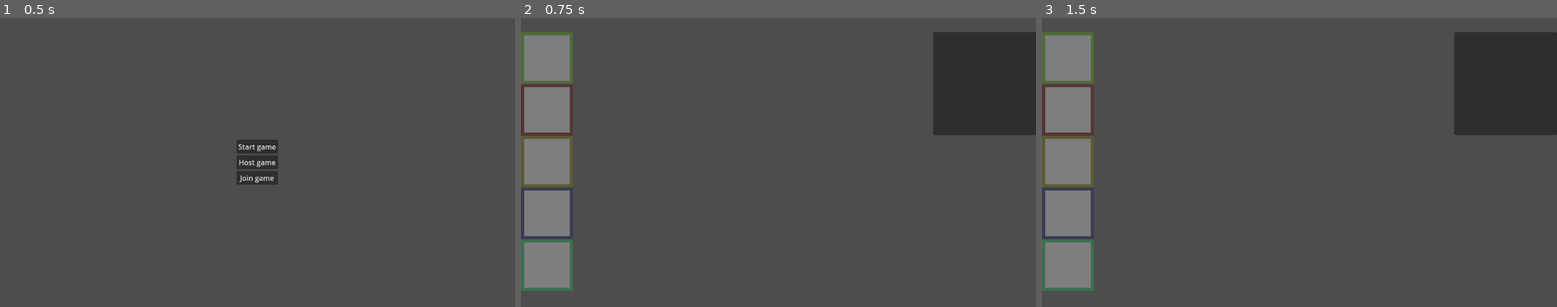
Above: before the commit, frames 1-3 (left to right).
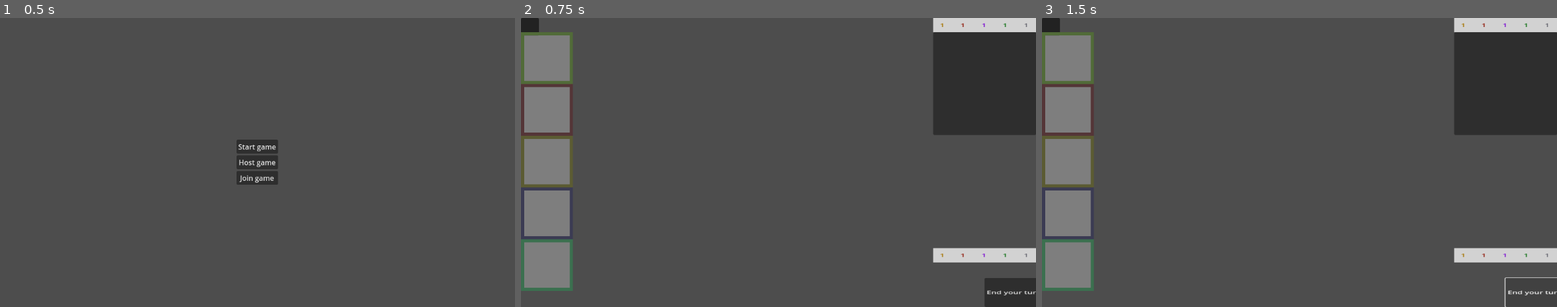
Above: after the commit, the same moments.

Repository: EVKoene/fiber
Game: Godot game, scene res://MainMenu.tscn
Same seed, same stepped clock (60 frames per second), same inputs: the game is played once before the commit and once after it.
Inputs (mouse positions are in pixels of both pictures, inside the frame that each line leads up to):
- Up to frame 1 (0.5 s): no input
- Up to frame 2 (0.75 s): click "Start game" at 0.5 s
- Up to frame 3 (1.5 s): click (1536, 292) at 1.25 s, where only the run after the commit has a clickable "End your turn!"

Frame 1 is identical in both runs. In frame 2, 3.1% of the frame differs, in the area x 0-100%, y 0-100%; in frame 3, 2.3%.
Error in both runs: Out of bounds get index '0' (on base: 'Dictionary') (res://map/BattleMap.gd:26)

Commit message:
Add resources

Diff:
--- a/card/CardInHand.gd
+++ b/card/CardInHand.gd
@@ -6,6 +6,7 @@
 
 @export var card_index: int = 1
 @export var card_owner_id: int
+@export var can_pay_costs: bool
 
 #Note that the card_owner will only be set for the server
 var card_owner: Player
@@ -29,10 +30,9 @@
 	set_card_position()
 	set_card_properties()
 	set_card_size()
-	$DragNode.img_path = img_path
-	$DragNode.card_index = card_index
-	$DragNode.card_in_hand = self
-	$DragNode.card_owner_id = card_owner_id
+	_set_drag_node_properties()
+	if GameManager.is_server:
+		can_pay_costs = card_owner.resources.can_pay_costs(costs)
 
 
 @rpc("any_peer")
@@ -45,6 +45,7 @@
 	card.column = column
 	card.row = row
 	card_owner.cards_in_play.append(card)
+	GameManager.resources[card_owner_id].pay_costs(costs)
 	GameManager.battle_map.add_child(card, true)
 	GameManager.zoom_preview.reset_zoom_preview()
 	for p_id in [GameManager.p1_id, GameManager.p2_id]:
@@ -196,6 +197,13 @@
 		card_range = card_info["CardRange"]
 
 
+func _set_drag_node_properties() -> void:
+	$DragNode.img_path = img_path
+	$DragNode.card_index = card_index
+	$DragNode.card_in_hand = self
+	$DragNode.card_owner_id = card_owner_id
+
+
 func _on_mouse_entered():
 	GameManager.zoom_preview.set_zoom_preview(
 		attack,
--- a/card/CardInHand.tscn
+++ b/card/CardInHand.tscn
@@ -21,6 +21,9 @@
 properties/1/path = NodePath(".:card_owner_id")
 properties/1/spawn = true
 properties/1/replication_mode = 1
+properties/2/path = NodePath(".:can_pay_costs")
+properties/2/spawn = true
+properties/2/replication_mode = 1
 
 [node name="CardInHand" type="PanelContainer"]
 custom_minimum_size = Vector2(150, 40)
--- a/card/CardInPlay.tscn
+++ b/card/CardInPlay.tscn
@@ -1,5 +1,6 @@
-[gd_scene load_steps=12 format=3 uid="uid://cwfyh8flqa8rk"]
+[gd_scene load_steps=13 format=3 uid="uid://cwfyh8flqa8rk"]
 
+[ext_resource type="StyleBox" uid="uid://dpp3b7ynuj5yj" path="res://styling/card_borders/NoBorder.tres" id="1_4r67g"]
 [ext_resource type="Texture2D" uid="uid://blrmfntk4ogf0" path="res://library/animal/images/Animal.png" id="1_76bpn"]
 [ext_resource type="Script" path="res://card/CardInPlay.gd" id="1_nshbd"]
 [ext_resource type="LabelSettings" uid="uid://kbcqnlht5eh6" path="res://styling/card_borders/CardLabelSettings.tres" id="3_3w4v1"]
@@ -52,6 +53,7 @@
 anchor_bottom = 0.309
 offset_right = -0.448013
 offset_bottom = -0.23201
+theme_override_styles/panel = ExtResource("1_4r67g")
 script = ExtResource("1_nshbd")
 
 [node name="CardImage" type="TextureRect" parent="."]
--- a/card/Costs.gd
+++ b/card/Costs.gd
@@ -18,3 +18,12 @@
 
 func total() -> int:
 	return animal + magic + nature + robot
+
+
+func get_costs() -> Dictionary:
+	return {
+		Collections.factions.ANIMAL: animal,
+		Collections.factions.MAGIC: magic,
+		Collections.factions.NATURE: nature,
+		Collections.factions.ROBOT: robot,
+	}
--- a/card/DragNode.gd
+++ b/card/DragNode.gd
@@ -8,7 +8,7 @@
 
 
 func _get_drag_data(at_position: Vector2) -> CardInHand:
-	if card_owner_id != GameManager.player_id:
+	if card_owner_id != GameManager.player_id or !card_in_hand.can_pay_costs:
 		return null
 
 	var card_preview: TextureRect = TextureRect.new()
--- a/card/TargetSelection.gd
+++ b/card/TargetSelection.gd
@@ -3,4 +3,4 @@
 enum target_restrictions {ANY_SPACE, OWN_UNITS, OPPONENT_UNITS, ANY_UNITS, SAME_FOR_ALL_TARGETS}
 
 
-var selected_cards: Array[CardInHand]
+var selected_cards := []
--- a/manager/GameManager.gd
+++ b/manager/GameManager.gd
@@ -14,12 +14,31 @@
 var ps_column_row := {}
 var play_spaces := []
 var zoom_preview: ZoomPreview
+var resource_bar_p1: ResourceBar
+var resource_bar_p2: ResourceBar
+var resources := {}
 
 var starting_draw: int = 3
 
+# cards_in_hand contains the two player ids as keys with an array containing all the the current
+# CardInHand nodes beloning to them.
 var cards_in_hand := {}
+var turn_count := 0
+
+
+func player_from_id(p_id: int) -> Player:
+	var p: Player
+	match p_id:
+		p1_id:
+			p = p1
+		p2_id:
+			p = p2
+		_:
+			assert(false, str("Unknow player id: ", p_id))
+
+	return p
 
 
 @rpc("call_local")
-func remove_card_from_hand(player_id: int, hand_index: int) -> void:
-	GameManager.cards_in_hand[player_id].remove_at(hand_index)
+func remove_card_from_hand(p_id: int, hand_index: int) -> void:
+	GameManager.cards_in_hand[p_id].remove_at(hand_index)
--- a/manager/SmoothVisuals.gd
+++ b/manager/SmoothVisuals.gd
@@ -7,3 +7,19 @@
 		for k in range(len(GameManager.cards_in_hand[p])):
 			var card: CardInHand = GameManager.cards_in_hand[p][k]
 			card.set_card_position()
+
+
+@rpc("call_local")
+func set_resource_labels(
+	player_id: int,
+	gold: int,
+	animal: int,
+	magic: int,
+	nature: int,
+	robot: int,
+) -> void:
+	match player_id:
+		GameManager.p1_id:
+			GameManager.resource_bar_p1.set_resources_labels(gold, animal, magic, nature, robot)
+		GameManager.p2_id:
+			GameManager.resource_bar_p2.set_resources_labels(gold, animal, magic, nature, robot)
--- a/map/BattleMap.gd
+++ b/map/BattleMap.gd
@@ -1,8 +1,8 @@
 extends Node2D
 
-@onready var total_screen: Vector2 = Vector2(get_viewport().size)
 @onready var play_space_scene: PackedScene = preload("res://map/PlaySpace.tscn")
 @onready var card_scene: PackedScene = preload("res://card/CardInPlay.tscn")
+@onready var resource_bar_scene: PackedScene = preload("res://player/ResourceBar.tscn")
 
 var map = MapDatabase.maps.BASE_MAP
 var map_data = MapDatabase.map_data[map]
@@ -12,14 +12,14 @@
 	_add_spawnable_scenes()
 	_create_battle_map()
 	_set_zoom_preview_position_and_size()
+	_set_end_turn_button()
+	_set_resource_bars_position_and_size()
 	GameManager.cards_in_hand[GameManager.p1_id] = []
 	GameManager.cards_in_hand[GameManager.p2_id] = []
 	if multiplayer.is_server():
 		GameManager.is_server = true
 		GameManager.battle_map = self
 		_add_players()
-	else:
-		return
 
 
 func _add_players() -> void:
@@ -42,22 +42,28 @@
 
 
 func _set_area_sizes() -> void:
-	MapSettings.play_area_size = total_screen * Vector2(0.8, 0.9)
+	MapSettings.play_area_size = MapSettings.total_screen * Vector2(0.8, 0.9)
 	MapSettings.opponent_area_start = Vector2(0, 0)
 	MapSettings.opponent_area_end = Vector2(
-		MapSettings.play_area_size.x, (total_screen.y - MapSettings.play_area_size.y) / 2
+		MapSettings.play_area_size.x, (
+			MapSettings.total_screen.y - MapSettings.play_area_size.y
+			) / 2
 	)
 
-	MapSettings.play_area_start = Vector2(0, (total_screen.y - MapSettings.play_area_size.y) / 2)
+	MapSettings.play_area_start = Vector2(0, (MapSettings.total_screen.y - MapSettings.play_area_size.y) / 2)
 	MapSettings.play_area_end = Vector2(
 		MapSettings.play_area_size.x,
-		MapSettings.play_area_size.y + (total_screen.y - MapSettings.play_area_size.y) / 2
+		MapSettings.play_area_size.y + (
+			MapSettings.total_screen.y - MapSettings.play_area_size.y
+		) / 2
 	)
 
 	MapSettings.own_area_start = Vector2(
-		0, MapSettings.play_area_size.y + (total_screen.y - MapSettings.play_area_size.y) / 2
+		0, MapSettings.play_area_size.y + (
+			MapSettings.total_screen.y - MapSettings.play_area_size.y
+			) / 2
 	)
-	MapSettings.own_area_end = Vector2(MapSettings.play_area_size.x, total_screen.y)
+	MapSettings.own_area_end = Vector2(MapSettings.play_area_size.x, MapSettings.total_screen.y)
 
 
 func _set_play_space_size() -> void:
@@ -91,11 +97,51 @@
 		MapSettings.number_of_rows += 1
 
 
+func _set_end_turn_button() -> void:
+	$EndTurnButton.scale.x *= (MapSettings.total_screen.x / 10) / $EndTurnButton.size.x
+	$EndTurnButton.scale.y *= (MapSettings.total_screen.y / 10) / $EndTurnButton.size.y
+	$EndTurnButton.position.x = MapSettings.total_screen.x - MapSettings.total_screen.x / 10
+	$EndTurnButton.position.y = MapSettings.total_screen.y - MapSettings.total_screen.y / 10
+	MapSettings.end_turn_button_size = $EndTurnButton.size
+	$EndTurnButton.text = "End your turn!"
+
+
 func _set_zoom_preview_position_and_size() -> void:
-	var zoom_preview_size: Vector2 = Vector2(total_screen.x * 0.2, total_screen.x * 0.2)
-	$ZoomPreview.position.x = total_screen.x - zoom_preview_size.x
+	var zoom_preview_size: Vector2 = Vector2(
+		MapSettings.total_screen.x * 0.2, MapSettings.total_screen.x * 0.2
+	)
+	$ZoomPreview.position.x = MapSettings.total_screen.x - zoom_preview_size.x
 	$ZoomPreview.position.y = MapSettings.play_area_start.y
 	$ZoomPreview.scale.x *= zoom_preview_size.x / $ZoomPreview.size.x
 	$ZoomPreview.scale.y *= zoom_preview_size.x / $ZoomPreview.size.y
 	MapSettings.zoom_preview_size = zoom_preview_size
 	GameManager.zoom_preview = $ZoomPreview
+
+
+func _set_resource_bars_position_and_size() -> void:
+	var rb_1 = resource_bar_scene.instantiate()
+	var rb_2 = resource_bar_scene.instantiate()
+
+	match GameManager.is_player_1:
+		true:
+			rb_1.position.y = (
+				MapSettings.total_screen.y - MapSettings.resource_bar_size.y
+				- MapSettings.end_turn_button_size.y
+			)
+			rb_2.position.y = 0
+		false:
+			rb_2.position.y = (
+				MapSettings.total_screen.y - MapSettings.resource_bar_size.y
+				- MapSettings.end_turn_button_size.y
+			)
+			rb_1.position.y = 0
+
+	for rb in [rb_1, rb_2]:
+		rb.position.x = MapSettings.total_screen.x - MapSettings.resource_bar_size.x
+		rb.scale.x *= MapSettings.resource_bar_size.x / rb.size.x
+		rb.scale.y *= MapSettings.resource_bar_size.y / rb.size.y
+
+	GameManager.resource_bar_p1 = rb_1
+	GameManager.resource_bar_p2 = rb_2
+	add_child(rb_1)
+	add_child(rb_2)
--- a/map/BattleMap.tscn
+++ b/map/BattleMap.tscn
@@ -1,7 +1,8 @@
-[gd_scene load_steps=3 format=3 uid="uid://dwqensucdc5ig"]
+[gd_scene load_steps=4 format=3 uid="uid://dwqensucdc5ig"]
 
 [ext_resource type="Script" path="res://map/BattleMap.gd" id="1_tqi70"]
-[ext_resource type="PackedScene" uid="uid://c6a7g6p6nipw5" path="res://card/ZoomPreview.tscn" id="2_8tgqr"]
+[ext_resource type="PackedScene" uid="uid://c6a7g6p6nipw5" path="res://player/ZoomPreview.tscn" id="2_8tgqr"]
+[ext_resource type="Script" path="res://player/ResourceBar.gd" id="3_ox48p"]
 
 [node name="BattleMap" type="Node2D"]
 script = ExtResource("1_tqi70")
@@ -10,3 +11,20 @@
 spawn_path = NodePath("..")
 
 [node name="ZoomPreview" parent="." instance=ExtResource("2_8tgqr")]
+
+[node name="EndTurnButton" type="Button" parent="."]
+custom_minimum_size = Vector2(100, 100)
+offset_left = 300.0
+offset_top = 158.0
+offset_right = 400.0
+offset_bottom = 258.0
+
+[node name="ResourceBarP1" type="Panel" parent="."]
+offset_right = 40.0
+offset_bottom = 40.0
+script = ExtResource("3_ox48p")
+
+[node name="ResourceBarP2" type="Panel" parent="."]
+offset_right = 40.0
+offset_bottom = 40.0
+script = ExtResource("3_ox48p")
--- a/map/MapSettings.gd
+++ b/map/MapSettings.gd
@@ -1,4 +1,7 @@
 extends Node
+
+@onready var total_screen: Vector2 = Vector2(get_viewport().size)
+@onready var resource_bar_size := Vector2(total_screen.x * 0.2, total_screen.y * 0.05)
 
 var play_area_start: Vector2
 var play_area_end: Vector2
@@ -12,6 +15,7 @@
 var number_of_columns: int
 var number_of_rows: int
 var zoom_preview_size := Vector2(200, 200)
+var end_turn_button_size: Vector2
 
 
 func get_column_start_x(column) -> float:
--- a/map/PlaySpace.gd
+++ b/map/PlaySpace.gd
@@ -70,19 +70,12 @@
 
 
 func _can_drop_data(_at_position: Vector2, data: Variant) -> bool:
-	if (
-		in_starting_area(data)
-		and (
-			data.card_type == Collections.card_types.UNIT
-			or (
-				data.card_type == Collections.card_types.SPELL
-				and data.can_target_unit(null)
-			)
-		)
-	):
+	if in_starting_area(data) and data.card_type == Collections.card_types.UNIT:
 		return true
-	else:
-		return false
+	if data.card_type == Collections.card_types.SPELL and data.can_target_unit(null):
+		return true
+
+	return false
 
 
 func _drop_data(_at_position: Vector2, data: Variant) -> void:
--- a/player/Player.gd
+++ b/player/Player.gd
@@ -7,6 +7,7 @@
 
 var player_id: int
 var deck: Deck
+var resources: Resources
 var deck_data: Dictionary
 var cards_in_play := []
 
@@ -17,9 +18,16 @@
 
 
 func _ready():
+	create_resources()
 	_load_deck()
 
 
 func _load_deck() -> void:
 	deck = Deck.new(self, deck_data["Cards"], deck_data["StartingCards"])
 	add_child(deck)
+
+
+func create_resources() -> void:
+	resources = Resources.new(player_id)
+	add_child(resources)
+	GameManager.resources[player_id] = resources
--- /dev/null
+++ b/player/ResourceBar.gd
@@ -0,0 +1,29 @@
+extends Panel
+
+class_name ResourceBar
+
+
+func set_resources_labels(
+	gold: int,
+	animal: int,
+	magic: int,
+	nature: int,
+	robot: int
+) -> void:
+	#TODO: We don't want this to get called before the scene is ready. There should be a more
+	# elegant solution though.
+	if get_child_count() == 0:
+		return
+
+	for f in [
+		[$CostLabels/Gold, gold],
+		[$CostLabels/Animal, animal],
+		[$CostLabels/Magic, magic],
+		[$CostLabels/Nature, nature],
+		[$CostLabels/Robot, robot],
+	]:
+		f[0].text = str(f[1])
+		if f[1] > 0:
+			f[0].show()
+		else:
+			f[0].hide()
--- /dev/null
+++ b/player/ResourceBar.tscn
@@ -0,0 +1,60 @@
+[gd_scene load_steps=8 format=3 uid="uid://bw64l8ssmwlg6"]
+
+[ext_resource type="Script" path="res://player/ResourceBar.gd" id="1_gcjrd"]
+[ext_resource type="LabelSettings" uid="uid://dq4n6amohwwnk" path="res://styling/card_borders/GoldLabel.tres" id="2_2lxrf"]
+[ext_resource type="LabelSettings" uid="uid://dq5kctg5dkitl" path="res://styling/card_borders/AnimalLabel.tres" id="3_i7j6h"]
+[ext_resource type="LabelSettings" uid="uid://nx6f46ywtswa" path="res://styling/card_borders/MagicLabel.tres" id="4_cnl6u"]
+[ext_resource type="LabelSettings" uid="uid://ihox33scd0t8" path="res://styling/card_borders/NatureLabel.tres" id="5_noo8s"]
+[ext_resource type="LabelSettings" uid="uid://bpbd72h7s4e60" path="res://styling/card_borders/RobotLabel.tres" id="6_6ixuy"]
+
+[sub_resource type="StyleBoxFlat" id="StyleBoxFlat_xg3p5"]
+bg_color = Color(0.821789, 0.821789, 0.821788, 1)
+
+[node name="ResourceBar" type="Panel"]
+custom_minimum_size = Vector2(200, 50)
+theme_override_styles/panel = SubResource("StyleBoxFlat_xg3p5")
+script = ExtResource("1_gcjrd")
+
+[node name="CostLabels" type="HBoxContainer" parent="."]
+layout_mode = 1
+anchors_preset = 15
+anchor_right = 1.0
+anchor_bottom = 1.0
+grow_horizontal = 2
+grow_vertical = 2
+
+[node name="Gold" type="Label" parent="CostLabels"]
+layout_mode = 2
+size_flags_horizontal = 3
+theme_override_colors/font_color = Color(0.663825, 0.46258, 0.019779, 1)
+text = "1"
+label_settings = ExtResource("2_2lxrf")
+horizontal_alignment = 1
+
+[node name="Animal" type="Label" parent="CostLabels"]
+layout_mode = 2
+size_flags_horizontal = 3
+text = "1"
+label_settings = ExtResource("3_i7j6h")
+horizontal_alignment = 1
+
+[node name="Magic" type="Label" parent="CostLabels"]
+layout_mode = 2
+size_flags_horizontal = 3
+text = "1"
+label_settings = ExtResource("4_cnl6u")
+horizontal_alignment = 1
+
+[node name="Nature" type="Label" parent="CostLabels"]
+layout_mode = 2
+size_flags_horizontal = 3
+text = "1"
+label_settings = ExtResource("5_noo8s")
+horizontal_alignment = 1
+
+[node name="Robot" type="Label" parent="CostLabels"]
+layout_mode = 2
+size_flags_horizontal = 3
+text = "1"
+label_settings = ExtResource("6_6ixuy")
+horizontal_alignment = 1
--- /dev/null
+++ b/player/Resources.gd
@@ -0,0 +1,111 @@
+extends Panel
+
+class_name Resources
+
+
+var gold := 1
+var animal := 1
+var magic := 1
+var nature := 1
+var robot := 1
+var resources_owner_id: int
+
+
+func _ready():
+	_update_resource_dependencies()
+
+
+func _init(_resources_owner_id: int):
+	resources_owner_id = _resources_owner_id
+
+
+func can_pay_costs(costs: Costs) -> bool:
+	if gold_needed(costs) <= gold:
+		return true
+	else:
+		return false
+
+
+func pay_costs(costs: Costs) -> void:
+	gold -= gold_needed(costs)
+	for faction in Collections.all_factions:
+		if get_resources()[faction] > costs.get_costs()[faction]:
+			spend_resource(faction, costs.get_costs()[faction])
+		else:
+			spend_resource(faction, get_resources()[faction])
+
+
+func add_resource(faction: int, amount: int) -> void:
+	match faction:
+		Collections.factions.ANIMAL:
+			animal += amount
+		Collections.factions.MAGIC:
+			magic += amount
+		Collections.factions.NATURE:
+			nature += amount
+		Collections.factions.ROBOT:
+			robot += amount
+
+	_update_resource_dependencies()
+
+
+func spend_resource(faction: Collections.factions, amount: int) -> void:
+	match faction:
+		Collections.factions.ANIMAL:
+			animal -= amount
+		Collections.factions.MAGIC:
+			magic -= amount
+		Collections.factions.NATURE:
+			nature -= amount
+		Collections.factions.ROBOT:
+			robot -= amount
+
+	_update_resource_dependencies()
+
+
+func reset() -> void:
+	animal = 0
+	magic = 0
+	nature = 0
+	robot = 0
+	_update_resource_dependencies()
+	if GameManager.turn_count == 2:
+		gold = 2
+	else:
+		gold = 1
+
+
+func gold_needed(costs: Costs) -> int:
+	var deficiency: int = 0
+	for faction in Collections.faction_names:
+		var resources_minus_costs: int = get_resources()[faction] - costs.get_costs()[faction]
+		if resources_minus_costs < 0:
+			deficiency -= resources_minus_costs
+
+	return deficiency
+
+
+func get_resources() -> Dictionary:
+	return {
+		Collections.factions.ANIMAL: animal,
+		Collections.factions.MAGIC: magic,
+		Collections.factions.NATURE: nature,
+		Collections.factions.ROBOT: robot,
+	}
+
+
+func _update_resource_dependencies() -> void:
+	_update_can_pay_for_cards_in_hand()
+	_set_resources_labels()
+
+
+func _update_can_pay_for_cards_in_hand() -> void:
+	for c in GameManager.cards_in_hand[resources_owner_id]:
+		c.can_pay_costs = can_pay_costs(c.costs)
+
+
+func _set_resources_labels() -> void:
+	for p_id in [GameManager.p1_id, GameManager.p2_id]:
+		SmoothVisuals.set_resource_labels.rpc_id(
+			p_id, resources_owner_id, gold, animal, magic, nature, robot
+		)
--- a/card/ZoomPreview.gd
+++ b/player/ZoomPreview.gd
@@ -112,6 +112,10 @@
 
 func _set_border_to_faction():
 	match len(factions):
+		0:
+			border_style = load(str(
+				"res://styling/card_borders/NoBorder.tres"
+			))
 		1:
 			border_style = load(str(
 				"res://styling/card_borders/",
--- a/card/ZoomPreview.tscn
+++ b/player/ZoomPreview.tscn
@@ -1,6 +1,6 @@
 [gd_scene load_steps=11 format=3 uid="uid://c6a7g6p6nipw5"]
 
-[ext_resource type="Script" path="res://card/ZoomPreview.gd" id="1_r7o1p"]
+[ext_resource type="Script" path="res://player/ZoomPreview.gd" id="1_r7o1p"]
 [ext_resource type="Texture2D" uid="uid://blrmfntk4ogf0" path="res://library/animal/images/Animal.png" id="2_cel65"]
 [ext_resource type="LabelSettings" uid="uid://kbcqnlht5eh6" path="res://styling/card_borders/CardLabelSettings.tres" id="3_kd64j"]
 [ext_resource type="LabelSettings" uid="uid://dq5kctg5dkitl" path="res://styling/card_borders/AnimalLabel.tres" id="4_3qi1k"]
--- /dev/null
+++ b/styling/card_borders/GoldLabel.tres
@@ -0,0 +1,4 @@
+[gd_resource type="LabelSettings" format=3 uid="uid://dq4n6amohwwnk"]
+
+[resource]
+font_color = Color(0.662745, 0.462745, 0.0196078, 1)
--- /dev/null
+++ b/styling/card_borders/NoBorder.tres
@@ -0,0 +1,5 @@
+[gd_resource type="StyleBoxFlat" format=3 uid="uid://dpp3b7ynuj5yj"]
+
+[resource]
+bg_color = Color(0.6, 0.6, 0.6, 0)
+border_color = Color(0.8, 0.8, 0.8, 0)
